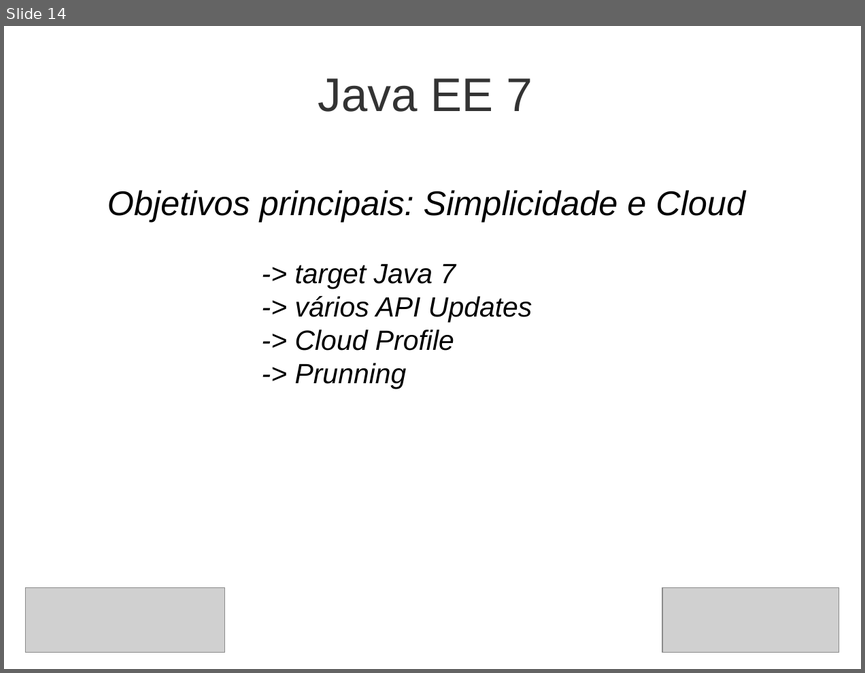
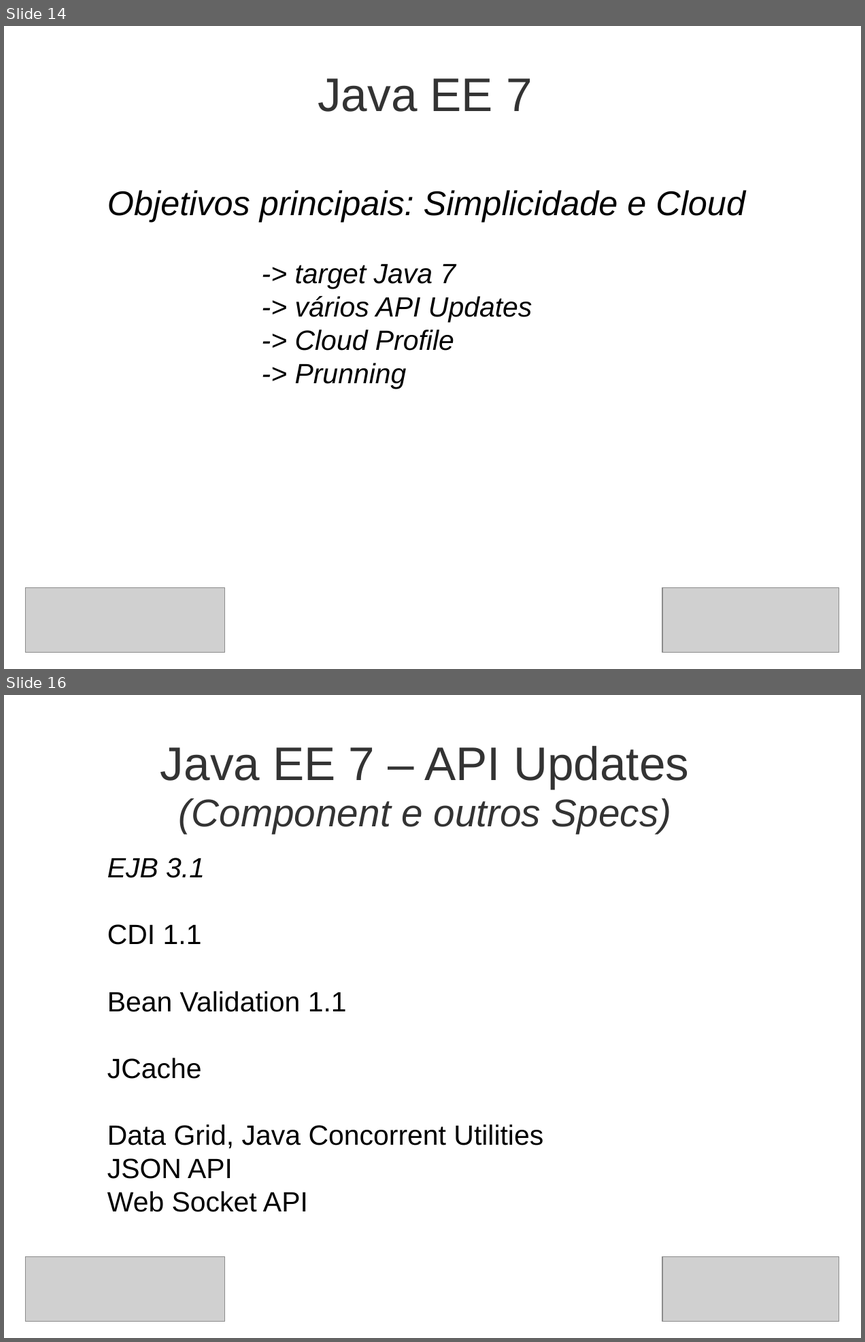
Before and after one commit to steppat/caelumday, a slide deck: caelumday2011.odp. Shown one above the other, each under a label of ours: slide 14 before the commit, slides 14 and 16 after it; the slides between them are not shown. The pictures are 865x673 and 865x1342 pixels, drawn with LibreOffice and Linux fonts; fonts in the diff are those of the drawing; grey boxes stand for pictures; background and template pictures are left out. Boxes give left, top, right and bottom in pixels: in the first picture for what was removed or moved away, otherwise in the second. Text is boxed around its words. In the diff, an @@ line names an element or a change of style, - is before the commit and + after.

```diff
--- a/caelumday2011.odp
+++ b/caelumday2011.odp
@@ slide 16 added at box(4, 695, 861, 1338), background picture (left out) @@
@@ title added at box(160, 745, 689, 833), 36 pt, text #333333, italic @@
+Java EE 7 – API Updates
+(Component e outros Specs)
@@ text added at box(107, 858, 543, 1212), 26 pt, text #000000 @@
+EJB 3.1
+CDI 1.1
+Bean Validation 1.1
+JCache
+Data Grid, Java Concorrent Utilities
+JSON API
+Web Socket API
@@ picture added at box(26, 1257, 225, 1321) @@
@@ picture added at box(663, 1257, 839, 1321) @@
```
Also in this commit, not shown: 2 other slides added, 1 slide removed, 1 other file.
